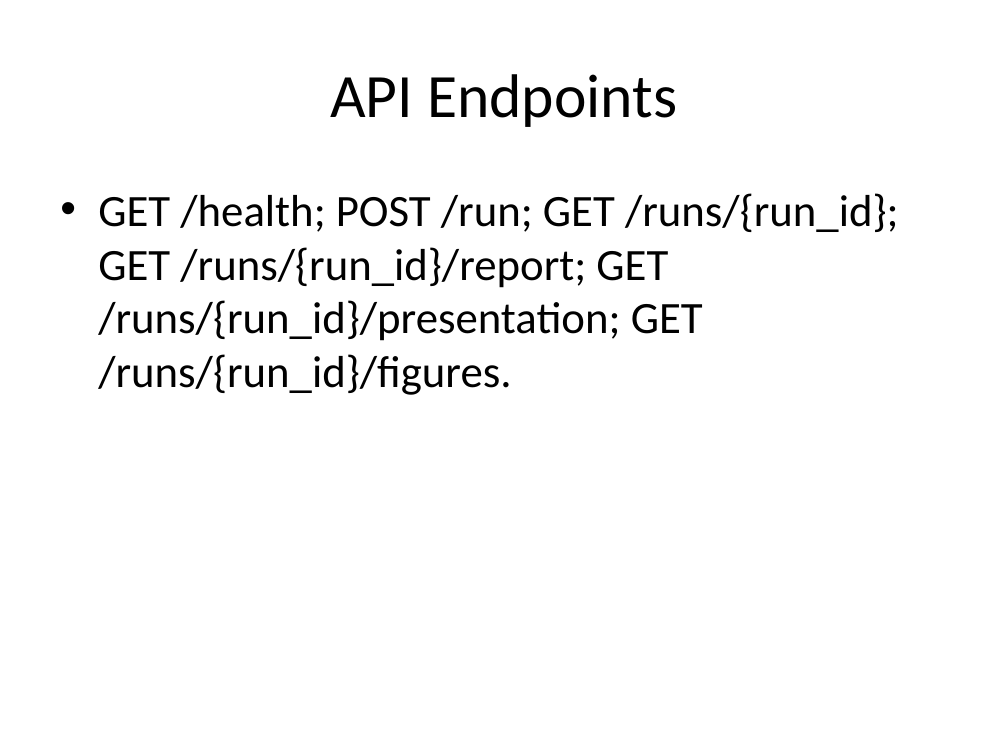
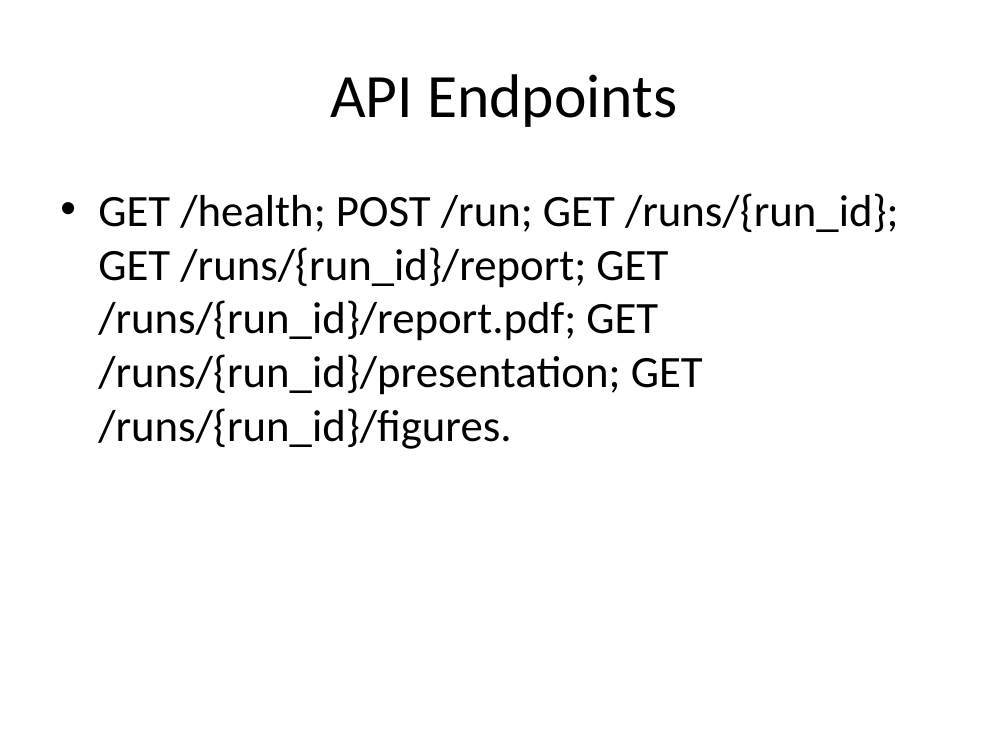
Before and after one commit to MohammadSharafi/agentic-research-decision-platform, a slide deck: slide 13 of presentation/final_presentation.pptx. Drawn at 1008x756 pixels with LibreOffice and Linux fonts; fonts in the diff are those of the drawing. Boxes give left, top, right and bottom in pixels: in the first picture for what was removed or moved away, otherwise in the second. Text is boxed around its words. In the diff, an @@ line names an element or a change of style, - is before the commit and + after.

```diff
--- a/presentation/final_presentation.pptx
+++ b/presentation/final_presentation.pptx
@@ text at [98, 193, 899, 449]: text changed @@
-• GET /health; POST /run; GET /runs/{run_id}; GET /runs/{run_id}/report; GET /runs/{run_id}/presentation; GET /runs/{run_id}/figures.
+• GET /health; POST /run; GET /runs/{run_id}; GET /runs/{run_id}/report; GET /runs/{run_id}/report.pdf; GET /runs/{run_id}/presentation; GET /runs/{run_id}/figures.
```
Also in this commit, not shown: 1 other slide changed, 56 other files.
